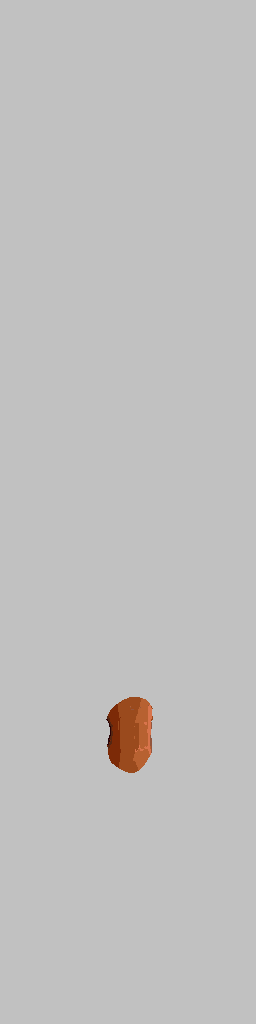
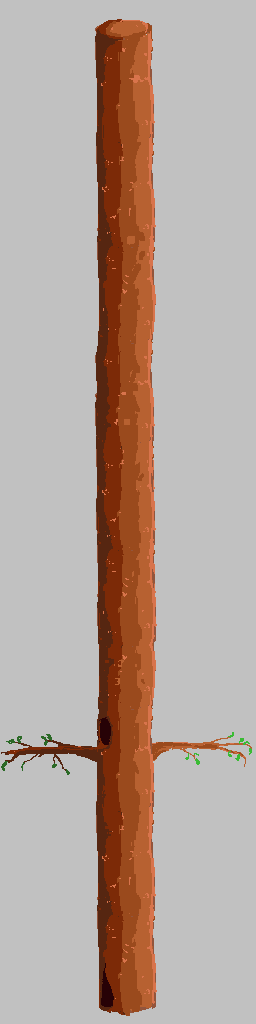
Comparing the layer stacks of the two 256px x 1024px images. Changes:
hid "top_layer" over <box>100,697,228,825</box>
showed "folhas" over <box>1,19,252,832</box>
showed "buraco" over <box>1,640,128,768</box>
added layer "burado_baixo" above "tree" over <box>1,19,128,1016</box>
showed "tree" over <box>1,19,252,1016</box>
showed "galhos" over <box>1,640,252,832</box>
